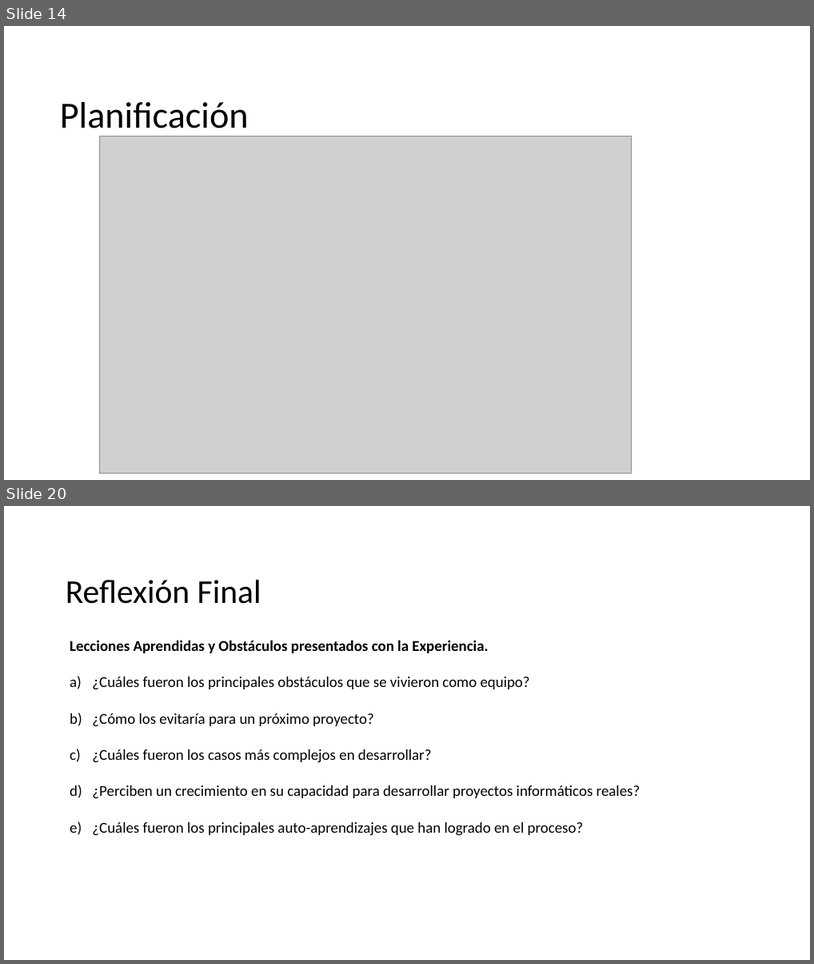
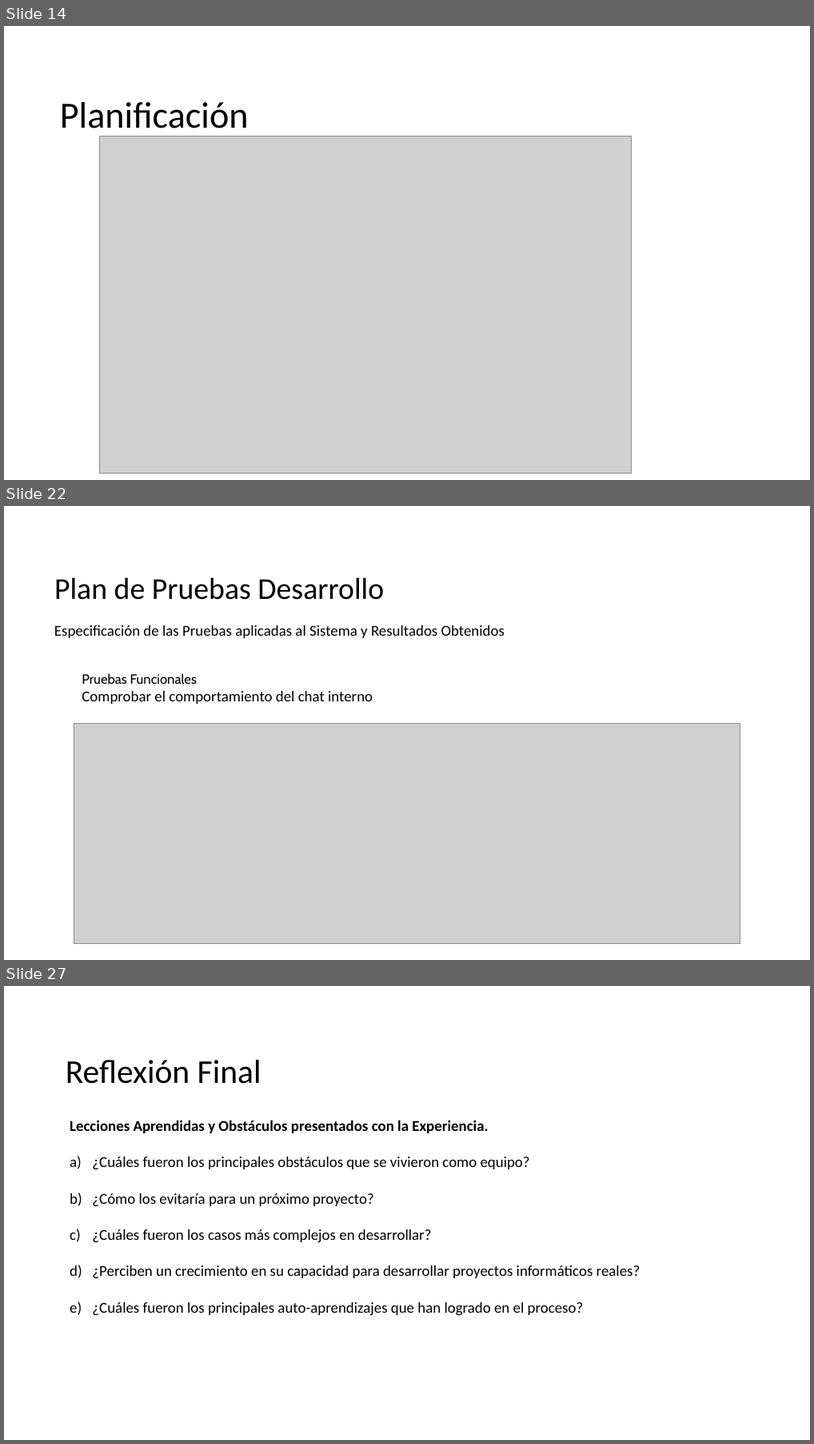
Before and after one commit to CodeFixService/Capstone, a slide deck: fase3/Documentacion Asignatura PTY4614/Estructura Presentación Final-Capstone.pptx. Shown one above the other, each under a label of ours: slides 14 and 20 before the commit, slides 14, 22 and 27 after it; the slides between them are not shown. The pictures are 814x964 and 814x1444 pixels, drawn with LibreOffice and Linux fonts; fonts in the diff are those of the drawing; grey boxes stand for pictures; background and template pictures are left out. Boxes give left, top, right and bottom in pixels: in the first picture for what was removed or moved away, otherwise in the second. Text is boxed around its words. In the diff, an @@ line names an element or a change of style, - is before the commit and + after.

```diff
--- a/fase3/Documentacion Asignatura PTY4614/Estructura Presentación Final-Capstone.pptx
+++ b/fase3/Documentacion Asignatura PTY4614/Estructura Presentación Final-Capstone.pptx
@@ slide 22 added at (x1=4, y1=506, x2=810, y2=960), background picture (left out) @@
@@ title added at (x1=54, y1=577, x2=384, y2=600), 36 pt, text #000000 @@
+Plan de Pruebas Desarrollo
@@ text added at (x1=54, y1=625, x2=505, y2=638), 18 pt, text #000000 @@
+Especificación de las Pruebas aplicadas al Sistema y Resultados Obtenidos
@@ text added at (x1=82, y1=673, x2=373, y2=704), 18 pt, text #000000 @@
+Pruebas Funcionales
+Comprobar el comportamiento del chat interno
@@ picture added at (x1=74, y1=723, x2=740, y2=943) @@
@@ what was slide 20 is now slide 27 @@
```
Also in this commit, not shown: 9 slides changed, 6 other slides added.
